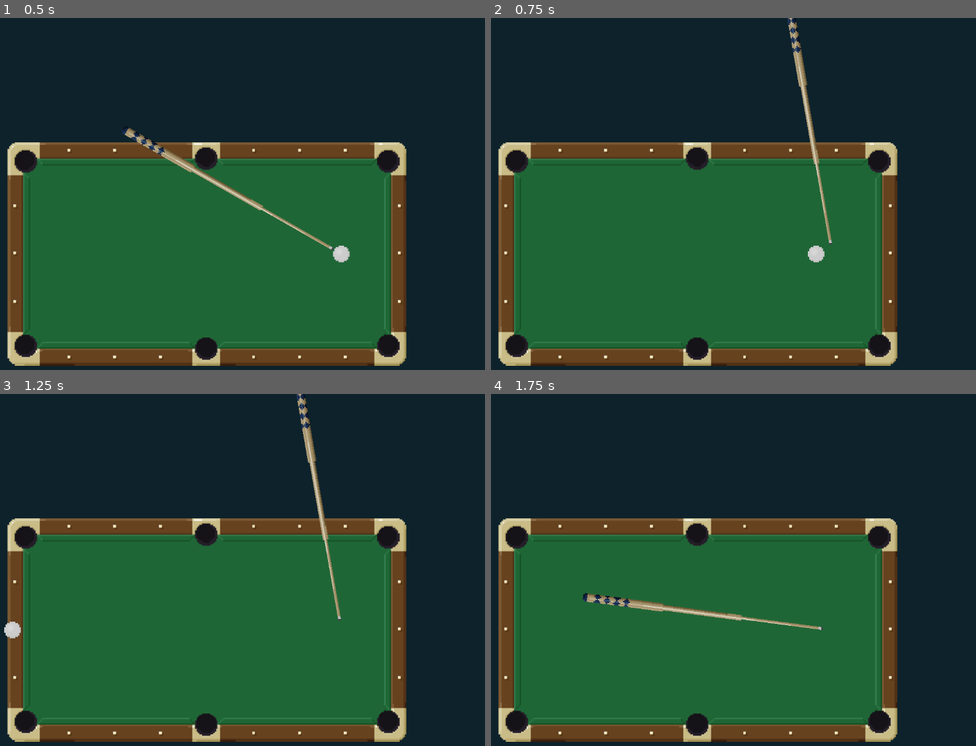
Above: before the commit, frames 1-4 (two rows, left to right).
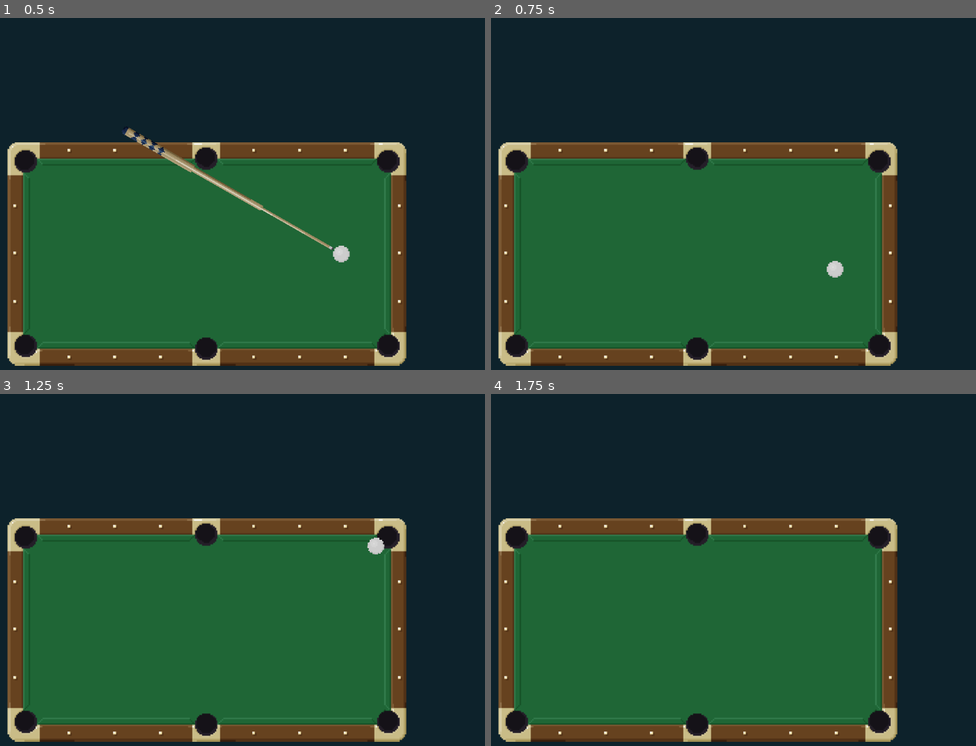
Above: after the commit, the same moments.

Repository: mamu7211/billard-game
Game: Godot game, scene res://scenes/table.tscn
Same seed, same stepped clock (60 frames per second), same inputs: the game is played once before the commit and once after it.
Inputs (mouse positions are in pixels of both pictures, inside the frame that each line leads up to):
- Up to frame 1 (0.5 s): no input
- Up to frame 2 (0.75 s): tap Enter at 0.5 s; move the mouse to (820, 183) at 0.52 s; click (820, 183) at 0.67 s
- Up to frame 3 (1.25 s): no input
- Up to frame 4 (1.75 s): move the mouse to (588, 598) at 1.27 s; click (588, 598) at 1.42 s

Frame 1 is identical in both runs. In frame 2, 1.0% of the frame differs, in the area x 61-73%, y 0-74%; in frame 3, 1.0%; in frame 4, 0.8%.

Commit message:
Ball collision and cue direction.

Diff:
--- a/project/scenes/ball.tscn
+++ b/project/scenes/ball.tscn
@@ -1,12 +1,18 @@
-[gd_scene load_steps=4 format=2]
+[gd_scene load_steps=5 format=2]
 
 [ext_resource path="res://scripts/ball.gd" type="Script" id=1]
 [ext_resource path="res://images/white-ball.png" type="Texture" id=2]
+
+[sub_resource type="PhysicsMaterial" id=2]
+bounce = 5.0
 
 [sub_resource type="CircleShape2D" id=1]
 radius = 20.0
 
 [node name="Node2D" type="RigidBody2D"]
+physics_material_override = SubResource( 2 )
+linear_damp = 1.0
+angular_damp = 128.0
 script = ExtResource( 1 )
 
 [node name="Sprite" type="Sprite" parent="."]
--- a/project/scenes/cue.tscn
+++ b/project/scenes/cue.tscn
@@ -1,14 +1,16 @@
-[gd_scene load_steps=3 format=2]
+[gd_scene load_steps=4 format=2]
 
-[ext_resource path="res://images/cue-stick.png" type="Texture" id=1]
-[ext_resource path="res://scripts/cue.gd" type="Script" id=2]
+[ext_resource path="res://scripts/cue.gd" type="Script" id=1]
+[ext_resource path="res://images/cue-stick.png" type="Texture" id=2]
+[ext_resource path="res://scripts/cue-sprite.gd" type="Script" id=3]
 
 [node name="cue-stick" type="Node2D"]
 position = Vector2( 560, 390 )
+script = ExtResource( 1 )
 
-[node name="Sprite" type="Sprite" parent="."]
+[node name="cue-sprite" type="Sprite" parent="."]
 scale = Vector2( 3, 3 )
-texture = ExtResource( 1 )
+texture = ExtResource( 2 )
 centered = false
 offset = Vector2( 7, -3 )
-script = ExtResource( 2 )
+script = ExtResource( 3 )
--- a/project/scenes/table.tscn
+++ b/project/scenes/table.tscn
@@ -1,10 +1,13 @@
-[gd_scene load_steps=6 format=2]
+[gd_scene load_steps=7 format=2]
 
 [ext_resource path="res://scripts/game.gd" type="Script" id=1]
 [ext_resource path="res://scripts/table.gd" type="Script" id=2]
 [ext_resource path="res://scenes/cue.tscn" type="PackedScene" id=3]
 [ext_resource path="res://scenes/ball.tscn" type="PackedScene" id=4]
 [ext_resource path="res://images/table.png" type="Texture" id=5]
+
+[sub_resource type="ConvexPolygonShape2D" id=1]
+points = PoolVector2Array( 0, 0, 0, 100, 10, 110, 200, 110, 210, 100, 210, 0 )
 
 [node name="game" type="Node2D"]
 script = ExtResource( 1 )
@@ -31,8 +34,61 @@
 
 [node name="wall-group" type="StaticBody2D" parent="table"]
 
-[node name="CollisionPolygon2D" type="CollisionPolygon2D" parent="table/wall-group"]
-build_mode = 1
-polygon = PoolVector2Array( 40, -190, 340, -190, 370, -220, 400, -220, 410, -210, 410, -180, 380, -150, 380, 160, 413, 184, 383, 223, 350, 190, 40, 190, 22, 204, 19, 230, -20, 230, -23, 204, -40, 190, -360, 190, -380, 220, -410, 220, -420, 210, -390, 160, -390, -170, -410, -190, -410, -220, -380, -220, -350, -190, -40, -190, -20, -210, -20, -230, 0, -230, 0, -410, 0, -410, -660, -410, -660, 380, 590, 380, 600, -410, 0, -410, 0, -230, 20, -230, 20, -210 )
+[node name="CollisionShape2D" type="CollisionShape2D" parent="table/wall-group"]
+position = Vector2( -361.574, -305.396 )
+shape = SubResource( 1 )
+
+[node name="CollisionShape2D12" type="CollisionShape2D" parent="table/wall-group"]
+position = Vector2( -241.349, -305.396 )
+shape = SubResource( 1 )
+
+[node name="CollisionShape2D4" type="CollisionShape2D" parent="table/wall-group"]
+position = Vector2( 28.8758, -305.171 )
+shape = SubResource( 1 )
+
+[node name="CollisionShape2D11" type="CollisionShape2D" parent="table/wall-group"]
+position = Vector2( 151.495, -305.126 )
+shape = SubResource( 1 )
+
+[node name="CollisionShape2D5" type="CollisionShape2D" parent="table/wall-group"]
+position = Vector2( -151.492, 305.519 )
+rotation = 3.14159
+shape = SubResource( 1 )
+
+[node name="CollisionShape2D8" type="CollisionShape2D" parent="table/wall-group"]
+position = Vector2( -30.8949, 305.37 )
+rotation = 3.14159
+shape = SubResource( 1 )
+
+[node name="CollisionShape2D6" type="CollisionShape2D" parent="table/wall-group"]
+position = Vector2( 238.508, 305.37 )
+rotation = 3.14159
+shape = SubResource( 1 )
+
+[node name="CollisionShape2D9" type="CollisionShape2D" parent="table/wall-group"]
+position = Vector2( 361.492, 305.37 )
+rotation = 3.14159
+shape = SubResource( 1 )
+
+[node name="CollisionShape2D2" type="CollisionShape2D" parent="table/wall-group"]
+position = Vector2( -496.591, 40.7867 )
+rotation = -1.5708
+shape = SubResource( 1 )
+
+[node name="CollisionShape2D7" type="CollisionShape2D" parent="table/wall-group"]
+position = Vector2( -497.237, 169.377 )
+rotation = -1.5708
+shape = SubResource( 1 )
+
+[node name="CollisionShape2D3" type="CollisionShape2D" parent="table/wall-group"]
+position = Vector2( 497.476, -169.573 )
+rotation = 1.5708
+shape = SubResource( 1 )
+
+[node name="CollisionShape2D10" type="CollisionShape2D" parent="table/wall-group"]
+position = Vector2( 497.16, -40.4475 )
+rotation = 1.5708
+shape = SubResource( 1 )
 
 [connection signal="reset_sig" from="." to="table" method="_on_game_reset_sig"]
+[connection signal="shot" from="table/cue-stick" to="table" method="_on_cuestick_shot"]
--- /dev/null
+++ b/project/scripts/cue-sprite.gd
@@ -0,0 +1,12 @@
+extends Node2D
+
+# Declare member variables here. Examples:
+# var a = 2
+# var b = "text"
+
+# Called when the node enters the scene tree for the first time.
+func _ready():
+	pass # Replace with function body.
+
+func _process(delta):
+	rotation = get_parent().get_local_mouse_position().angle()
--- a/project/scripts/cue.gd
+++ b/project/scripts/cue.gd
@@ -1,12 +1,18 @@
 extends Node2D
 
-# Declare member variables here. Examples:
-# var a = 2
-# var b = "text"
+signal shot(impulse)
 
-# Called when the node enters the scene tree for the first time.
+var cue_sprite : Sprite
+
 func _ready():
-	pass # Replace with function body.
+	cue_sprite = find_node("cue-sprite")
 
 func _process(delta):
-	rotation = get_parent().get_local_mouse_position().angle()
+	pass
+
+func _input(event):
+	if event is InputEventMouseButton:
+		print("Shot...")
+		var impulse : Vector2 = Vector2(-1,0).rotated(cue_sprite.rotation) * 700;
+		emit_signal("shot",impulse)
+		hide()
--- a/project/scripts/table.gd
+++ b/project/scripts/table.gd
@@ -3,17 +3,21 @@
 var ball_scene = preload("res://scenes/ball.tscn") # Will load when parsing the script.
 var white_ball_origin : Vector2 = Vector2()
 var white_ball : RigidBody2D
+var cue_stick : Node2D
 
 func _ready():
 	white_ball = find_node("white-ball")
 	white_ball_origin = white_ball.position
+	cue_stick = find_node("cue-stick")
 
-func _input(event):
-	if event is InputEventMouseButton:
-			print("Applying force...")
-			var direction = Vector2(-1,0);
-			var impulse = direction * 700;
-			white_ball.apply_impulse(Vector2(),impulse)
+func _process(delta):
+	if white_ball != null:
+		cue_stick.position = white_ball.position
+		if white_ball.linear_velocity.length() > 5:
+			cue_stick.hide()
+		else:
+			cue_stick.show()
+
 
 func _on_game_reset_sig():
 	white_ball.queue_free()
@@ -21,3 +25,8 @@
 	white_ball = ball_scene.instance()
 	white_ball.position = white_ball_origin
 	add_child(white_ball)
+
+
+func _on_cuestick_shot(impulse):
+	if white_ball != null:
+		white_ball.apply_impulse(Vector2(),impulse)
